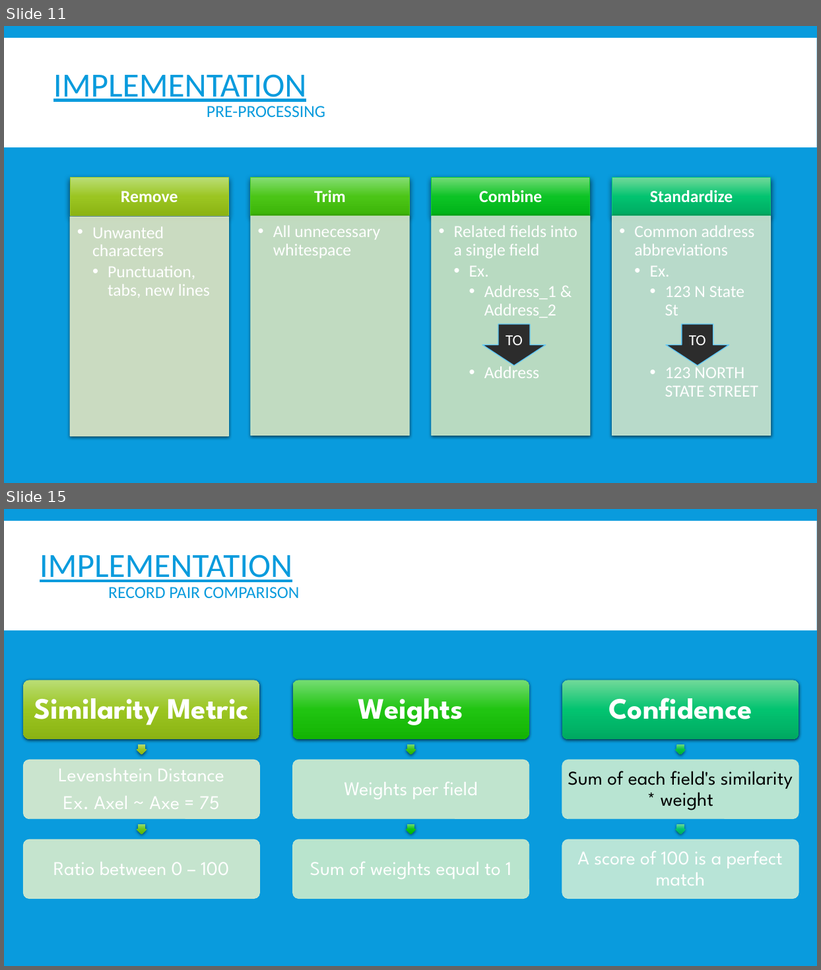
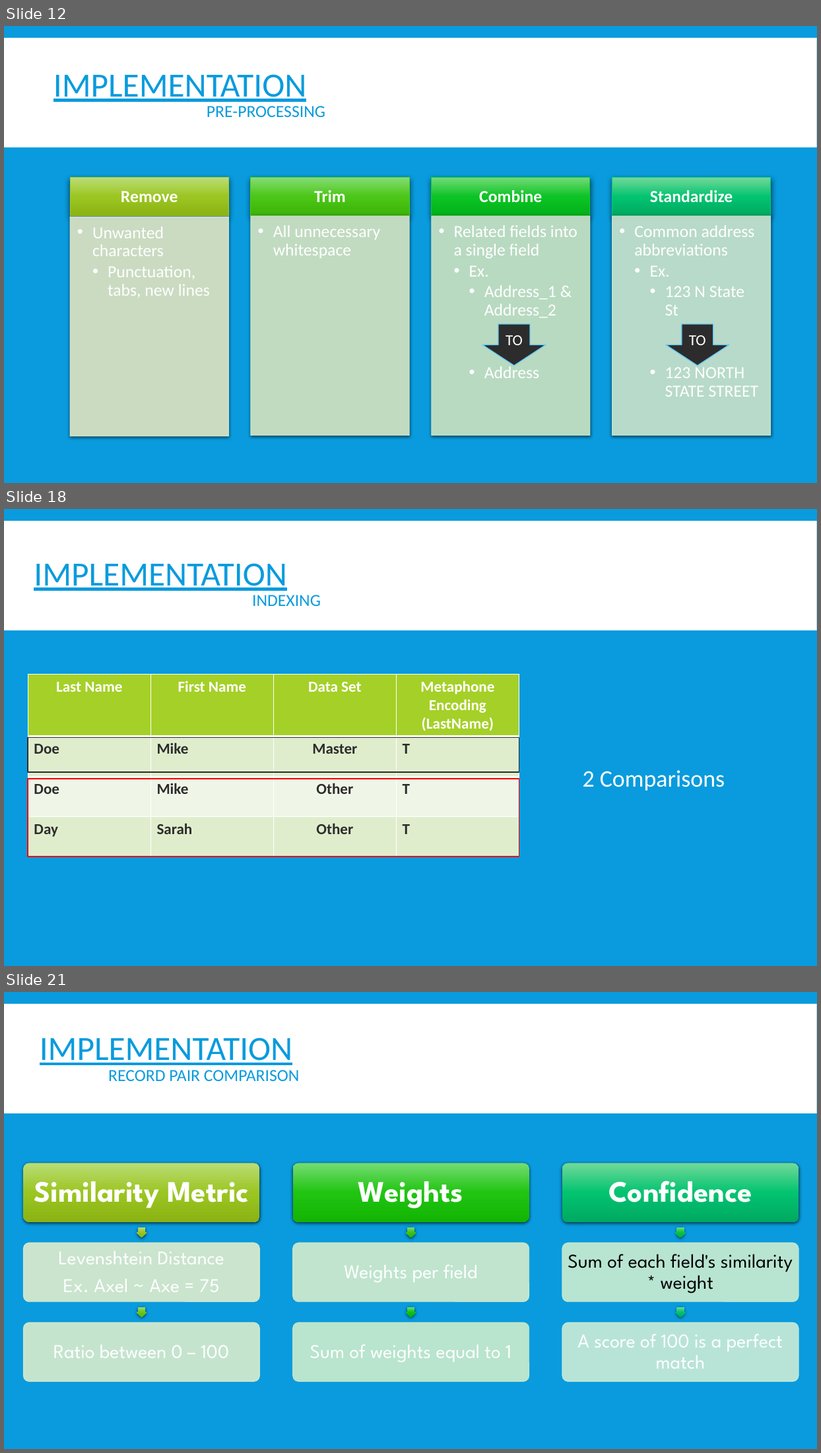
Before and after one commit to OryGregS/SeniorProject, a slide deck: docs/other/FuzzyRecordLinkage.pptx. Shown one above the other, each under a label of ours: slides 11 and 15 before the commit, slides 12, 18 and 21 after it; the slides between them are not shown. The pictures are 821x970 and 821x1453 pixels, drawn with LibreOffice and Linux fonts; fonts in the diff are those of the drawing. Boxes give left, top, right and bottom in pixels: in the first picture for what was removed or moved away, otherwise in the second. Text is boxed around its words. In the diff, an @@ line names an element or a change of style, - is before the commit and + after.

```diff
--- a/docs/other/FuzzyRecordLinkage.pptx
+++ b/docs/other/FuzzyRecordLinkage.pptx
@@ slide 18 added at (x1=4, y1=509, x2=817, y2=966), background #099BDD; not listed: 1 template element that a slide beside it also shows @@
@@ text added at (x1=34, y1=563, x2=321, y2=606), 40 pt, text #099BDD, underline @@
+IMPLEMENTATION
+INDEXING
@@ table added at (x1=28, y1=674, x2=518, y2=857), 4 rows, 4 columns @@
+Last Name | First Name | Data Set | Metaphone Encoding / (LastName)
+Doe | Mike | Master | T
+Doe | Mike | Other | T
+Day | Sarah | Other | T
@@ rectangle added at (x1=28, y1=738, x2=519, y2=772), outline #2C2C2C 1.5 pt @@
@@ rectangle added at (x1=28, y1=779, x2=519, y2=857), outline #FF0000 1.5 pt @@
@@ text added at (x1=583, y1=770, x2=725, y2=791), 28 pt, text #FFFFFF @@
+2 Comparisons
@@ what was slide 11 is now slide 12 @@
@@ what was slide 15 is now slide 21 @@
```
Also in this commit, not shown: 8 slides changed, 4 other slides added, 3 slides removed, 2 other files.
